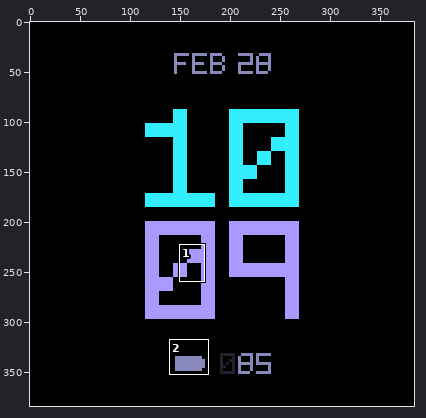
Edited in one commit: sprite sheet (app/src/main/res/drawable-nodpi/watch_preview.png). Above: a wide view before the commit, with the close-up outlined.
Close-up. Old version:
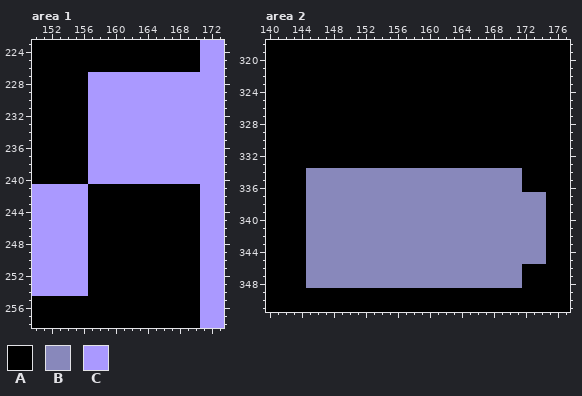
The file is 384x384 pixels. Colours within 5 levels of each other are drawn and written as one. Shown: area 1: x 150..173, y 223..258; area 2: x 140..177, y 318..351. The commit also changed other parts of the picture, which this record leaves out.
Palette (. is transparent): A #000000  B #8888bb  C #aa99ff
Pixels before, area 1, first column x 150:
223 AAAAAAAAAAAAAAAAAAAAACCC
224 AAAAAAAAAAAAAAAAAAAAACCC
225 AAAAAAAAAAAAAAAAAAAAACCC
226 AAAAAAAAAAAAAAAAAAAAACCC
227 AAAAAAACCCCCCCCCCCCCCCCC
228 AAAAAAACCCCCCCCCCCCCCCCC
229 AAAAAAACCCCCCCCCCCCCCCCC
230 AAAAAAACCCCCCCCCCCCCCCCC
231 AAAAAAACCCCCCCCCCCCCCCCC
232 AAAAAAACCCCCCCCCCCCCCCCC
233 AAAAAAACCCCCCCCCCCCCCCCC
234 AAAAAAACCCCCCCCCCCCCCCCC
235 AAAAAAACCCCCCCCCCCCCCCCC
236 AAAAAAACCCCCCCCCCCCCCCCC
237 AAAAAAACCCCCCCCCCCCCCCCC
238 AAAAAAACCCCCCCCCCCCCCCCC
239 AAAAAAACCCCCCCCCCCCCCCCC
240 AAAAAAACCCCCCCCCCCCCCCCC
241 CCCCCCCAAAAAAAAAAAAAACCC
242 CCCCCCCAAAAAAAAAAAAAACCC
243 CCCCCCCAAAAAAAAAAAAAACCC
244 CCCCCCCAAAAAAAAAAAAAACCC
245 CCCCCCCAAAAAAAAAAAAAACCC
246 CCCCCCCAAAAAAAAAAAAAACCC
247 CCCCCCCAAAAAAAAAAAAAACCC
248 CCCCCCCAAAAAAAAAAAAAACCC
249 CCCCCCCAAAAAAAAAAAAAACCC
250 CCCCCCCAAAAAAAAAAAAAACCC
251 CCCCCCCAAAAAAAAAAAAAACCC
252 CCCCCCCAAAAAAAAAAAAAACCC
253 CCCCCCCAAAAAAAAAAAAAACCC
254 CCCCCCCAAAAAAAAAAAAAACCC
255 AAAAAAAAAAAAAAAAAAAAACCC
256 AAAAAAAAAAAAAAAAAAAAACCC
257 AAAAAAAAAAAAAAAAAAAAACCC
258 AAAAAAAAAAAAAAAAAAAAACCC
Pixels before, area 2, first column x 140:
318 AAAAAAAAAAAAAAAAAAAAAAAAAAAAAAAAAAAAAA
319 AAAAAAAAAAAAAAAAAAAAAAAAAAAAAAAAAAAAAA
320 AAAAAAAAAAAAAAAAAAAAAAAAAAAAAAAAAAAAAA
321 AAAAAAAAAAAAAAAAAAAAAAAAAAAAAAAAAAAAAA
322 AAAAAAAAAAAAAAAAAAAAAAAAAAAAAAAAAAAAAA
323 AAAAAAAAAAAAAAAAAAAAAAAAAAAAAAAAAAAAAA
324 AAAAAAAAAAAAAAAAAAAAAAAAAAAAAAAAAAAAAA
325 AAAAAAAAAAAAAAAAAAAAAAAAAAAAAAAAAAAAAA
326 AAAAAAAAAAAAAAAAAAAAAAAAAAAAAAAAAAAAAA
327 AAAAAAAAAAAAAAAAAAAAAAAAAAAAAAAAAAAAAA
328 AAAAAAAAAAAAAAAAAAAAAAAAAAAAAAAAAAAAAA
329 AAAAAAAAAAAAAAAAAAAAAAAAAAAAAAAAAAAAAA
330 AAAAAAAAAAAAAAAAAAAAAAAAAAAAAAAAAAAAAA
331 AAAAAAAAAAAAAAAAAAAAAAAAAAAAAAAAAAAAAA
332 AAAAAAAAAAAAAAAAAAAAAAAAAAAAAAAAAAAAAA
333 AAAAAAAAAAAAAAAAAAAAAAAAAAAAAAAAAAAAAA
334 AAAAABBBBBBBBBBBBBBBBBBBBBBBBBBBAAAAAA
335 AAAAABBBBBBBBBBBBBBBBBBBBBBBBBBBAAAAAA
336 AAAAABBBBBBBBBBBBBBBBBBBBBBBBBBBAAAAAA
337 AAAAABBBBBBBBBBBBBBBBBBBBBBBBBBBBBBAAA
338 AAAAABBBBBBBBBBBBBBBBBBBBBBBBBBBBBBAAA
339 AAAAABBBBBBBBBBBBBBBBBBBBBBBBBBBBBBAAA
340 AAAAABBBBBBBBBBBBBBBBBBBBBBBBBBBBBBAAA
341 AAAAABBBBBBBBBBBBBBBBBBBBBBBBBBBBBBAAA
342 AAAAABBBBBBBBBBBBBBBBBBBBBBBBBBBBBBAAA
343 AAAAABBBBBBBBBBBBBBBBBBBBBBBBBBBBBBAAA
344 AAAAABBBBBBBBBBBBBBBBBBBBBBBBBBBBBBAAA
345 AAAAABBBBBBBBBBBBBBBBBBBBBBBBBBBBBBAAA
346 AAAAABBBBBBBBBBBBBBBBBBBBBBBBBBBAAAAAA
347 AAAAABBBBBBBBBBBBBBBBBBBBBBBBBBBAAAAAA
348 AAAAABBBBBBBBBBBBBBBBBBBBBBBBBBBAAAAAA
349 AAAAAAAAAAAAAAAAAAAAAAAAAAAAAAAAAAAAAA
350 AAAAAAAAAAAAAAAAAAAAAAAAAAAAAAAAAAAAAA
351 AAAAAAAAAAAAAAAAAAAAAAAAAAAAAAAAAAAAAA
And afterwards:
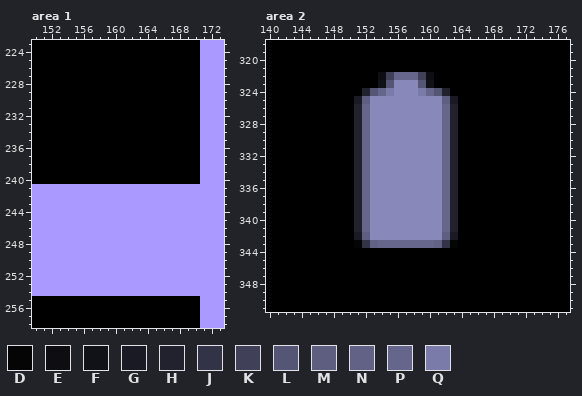
Colours new in this view: D #050506  E #0d0d12  F #111118  G #1a1a24  H #22222e  J #333347  K #404058  L #555575  M #5e5e81  N #626287  P #66668d  Q #7b7ba9
The edit:
Changed rows in their new state; - is an unchanged pixel.
Area 1:
first column x 157:
227 AAAAAAAAAAAAAA
228 AAAAAAAAAAAAAA
229 AAAAAAAAAAAAAA
230 AAAAAAAAAAAAAA
231 AAAAAAAAAAAAAA
232 AAAAAAAAAAAAAA
233 AAAAAAAAAAAAAA
234 AAAAAAAAAAAAAA
235 AAAAAAAAAAAAAA
236 AAAAAAAAAAAAAA
237 AAAAAAAAAAAAAA
238 AAAAAAAAAAAAAA
239 AAAAAAAAAAAAAA
240 AAAAAAAAAAAAAA
241 CCCCCCCCCCCCCC
242 CCCCCCCCCCCCCC
243 CCCCCCCCCCCCCC
244 CCCCCCCCCCCCCC
245 CCCCCCCCCCCCCC
246 CCCCCCCCCCCCCC
247 CCCCCCCCCCCCCC
248 CCCCCCCCCCCCCC
249 CCCCCCCCCCCCCC
250 CCCCCCCCCCCCCC
251 CCCCCCCCCCCCCC
252 CCCCCCCCCCCCCC
253 CCCCCCCCCCCCCC
254 CCCCCCCCCCCCCC
Area 2:
first column x 145:
322 ---------EKPPPKE--------------
323 ---------FLBBBLF--------------
324 -------HLPQBBBQPLH------------
325 ------GMBBBBBBBBBMG-----------
326 ------HPBBBBBBBBBPH-----------
327 ------HPBBBBBBBBBPH-----------
328 ------HPBBBBBBBBBPH-----------
329 ------HPBBBBBBBBBPH-----------
330 ------HPBBBBBBBBBPH-----------
331 ------HPBBBBBBBBBPH-----------
332 ------HPBBBBBBBBBPH-----------
333 ------HPBBBBBBBBBPH-----------
334 AAAAAAHP---------PHAAAAAAAA---
335 AAAAAAHP---------PHAAAAAAAA---
336 AAAAAAHP---------PHAAAAAAAA---
337 AAAAAAHP---------PHAAAAAAAAAAA
338 AAAAAAHP---------PHAAAAAAAAAAA
339 AAAAAAHP---------PHAAAAAAAAAAA
340 AAAAAAHP---------PHAAAAAAAAAAA
341 AAAAAAHP---------PHAAAAAAAAAAA
342 AAAAAAGM---------MGAAAAAAAAAAA
343 AAAAAADJNPPPPPPPNJDAAAAAAAAAAA
344 AAAAAAAAAAAAAAAAAAAAAAAAAAAAAA
345 AAAAAAAAAAAAAAAAAAAAAAAAAAAAAA
346 AAAAAAAAAAAAAAAAAAAAAAAAAAA---
347 AAAAAAAAAAAAAAAAAAAAAAAAAAA---
348 AAAAAAAAAAAAAAAAAAAAAAAAAAA---
